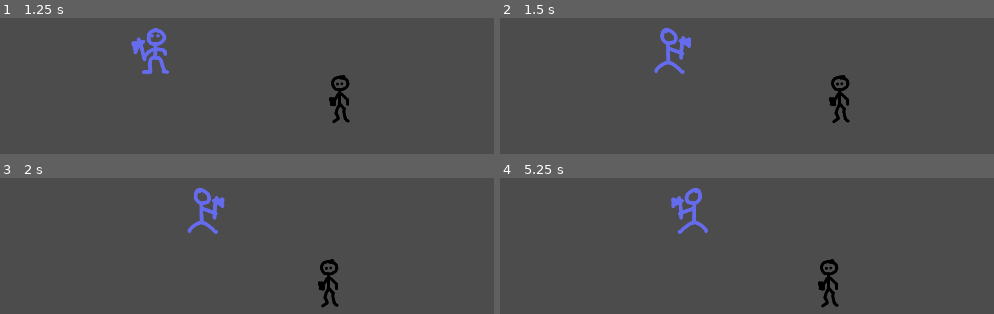
Above: before the commit, frames 1-4 (two rows, left to right).
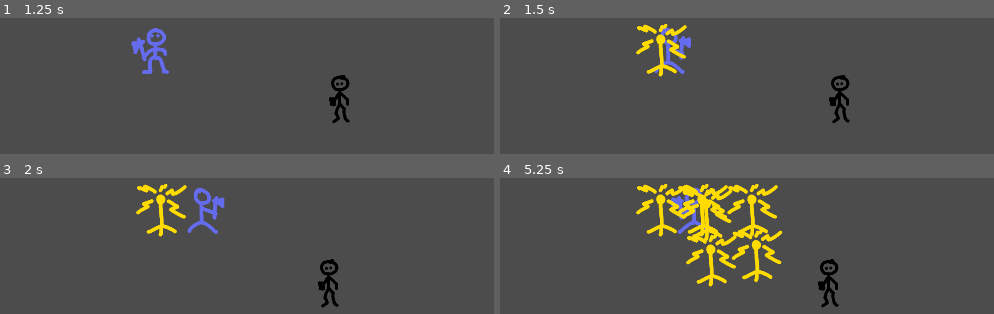
Above: after the commit, the same moments.

Repository: MartiniMoe/zombieswarm
Game: Godot game, scene res://menu/Menu.tscn
The game is run twice, just before and just after one commit, with the same random seed, the same clock (stepped at 60 frames per second) and the same inputs.
Inputs:
- Up to frame 1 (1.25 s): click "Start" at 0.5 s
- Up to frame 2 (1.5 s): tap Enter at 1.25 s; hold Right (walk_right) from 1.28 s (still down); tap Space (place_repeller, bound only after the commit) at 1.35 s
- Up to frame 3 (2 s): keep holding Right (walk_right)
- Up to frame 4 (5.25 s): release Right (walk_right) at 2.03 s; hold Down (walk_down) 2.03-2.78 s; tap Space (place_repeller, bound only after the commit) every 0.75 s from 2.1 to 5.1 s; hold Right (walk_right) 2.78-3.53 s; hold Up (walk_up) 3.53-4.28 s; hold Left (walk_left) from 4.28 s (still down)

Frame 1 is identical in both runs. In frame 2, 1.3% of the frame differs, in the area x 27-38%, y 4-44%; in frame 3, 1.3%; in frame 4, 7.0%, in the area x 27-58%, y 4-81%.

Commit message:
make repeller placeable, add z sorting for player, pedestrian and repeller

Diff:
--- a/godot_project/level01/Level01.tscn
+++ b/godot_project/level01/Level01.tscn
@@ -13,7 +13,7 @@
 custom_solver_bias = 0.0
 extents = Vector2( 20, 540 )
 
-[node name="Level01" type="Node2D" index="0"]
+[node name="Level01" type="Node2D"]
 
 [node name="Player" parent="." index="0" instance=ExtResource( 1 )]
 
--- a/godot_project/pedestrian/Pedestrian.gd
+++ b/godot_project/pedestrian/Pedestrian.gd
@@ -16,6 +16,8 @@
 	set_physics_process(true)
 
 func _physics_process(delta):
+	set_z_index(get_global_position().y)
+
 	if not moving:
 		if randi()%200 == 0:
 			moving = true
--- a/godot_project/player/Player.gd
+++ b/godot_project/player/Player.gd
@@ -5,12 +5,21 @@
 const spr_down = preload("res://player/player-down.png")
 const spr_left = preload("res://player/player-left.png")
 const spr_right = preload("res://player/player-right.png")
+const repeller = preload("res://repeller/Repeller.tscn")
 
 func _ready():
 	set_process_input(true)
 
 func _physics_process(delta):
+	set_z_index(get_global_position().y)
+
 	var motion = Vector2()
+
+	if Input.is_action_just_pressed("place_repeller"):
+		var rep = repeller.instance()
+		rep.set_global_position(get_global_position())
+		rep.set_z_index(get_global_position().y)
+		get_parent().add_child(rep)
 
 	if Input.is_action_pressed("walk_up"):
 		$Sprite.texture = spr_up
--- a/godot_project/player/Player.tscn
+++ b/godot_project/player/Player.tscn
@@ -16,6 +16,7 @@
 collision_mask = 1
 collision/safe_margin = 0.08
 script = ExtResource( 1 )
+_sections_unfolded = [ "Z Index" ]
 
 [node name="Sprite" type="Sprite" parent="." index="0"]
 
--- a/godot_project/project.godot
+++ b/godot_project/project.godot
@@ -24,12 +24,18 @@
 [input]
 
 walk_up=[ Object(InputEventKey,"resource_local_to_scene":false,"resource_name":"","device":0,"alt":false,"shift":false,"control":false,"meta":false,"command":false,"pressed":false,"scancode":16777232,"unicode":0,"echo":false,"script":null)
+, Object(InputEventKey,"resource_local_to_scene":false,"resource_name":"","device":0,"alt":false,"shift":false,"control":false,"meta":false,"command":false,"pressed":false,"scancode":86,"unicode":0,"echo":false,"script":null)
  ]
 walk_down=[ Object(InputEventKey,"resource_local_to_scene":false,"resource_name":"","device":0,"alt":false,"shift":false,"control":false,"meta":false,"command":false,"pressed":false,"scancode":16777234,"unicode":0,"echo":false,"script":null)
+, Object(InputEventKey,"resource_local_to_scene":false,"resource_name":"","device":0,"alt":false,"shift":false,"control":false,"meta":false,"command":false,"pressed":false,"scancode":73,"unicode":0,"echo":false,"script":null)
  ]
 walk_left=[ Object(InputEventKey,"resource_local_to_scene":false,"resource_name":"","device":0,"alt":false,"shift":false,"control":false,"meta":false,"command":false,"pressed":false,"scancode":16777231,"unicode":0,"echo":false,"script":null)
+, Object(InputEventKey,"resource_local_to_scene":false,"resource_name":"","device":0,"alt":false,"shift":false,"control":false,"meta":false,"command":false,"pressed":false,"scancode":85,"unicode":0,"echo":false,"script":null)
  ]
 walk_right=[ Object(InputEventKey,"resource_local_to_scene":false,"resource_name":"","device":0,"alt":false,"shift":false,"control":false,"meta":false,"command":false,"pressed":false,"scancode":16777233,"unicode":0,"echo":false,"script":null)
+, Object(InputEventKey,"resource_local_to_scene":false,"resource_name":"","device":0,"alt":false,"shift":false,"control":false,"meta":false,"command":false,"pressed":false,"scancode":65,"unicode":0,"echo":false,"script":null)
+ ]
+place_repeller=[ Object(InputEventKey,"resource_local_to_scene":false,"resource_name":"","device":0,"alt":false,"shift":false,"control":false,"meta":false,"command":false,"pressed":false,"scancode":32,"unicode":0,"echo":false,"script":null)
  ]
 
 [rendering]
--- a/godot_project/repeller/Repeller.tscn
+++ b/godot_project/repeller/Repeller.tscn
@@ -25,3 +25,4 @@
 
 position = Vector2( 0, 20 )
 shape = SubResource( 1 )
+disabled = true
